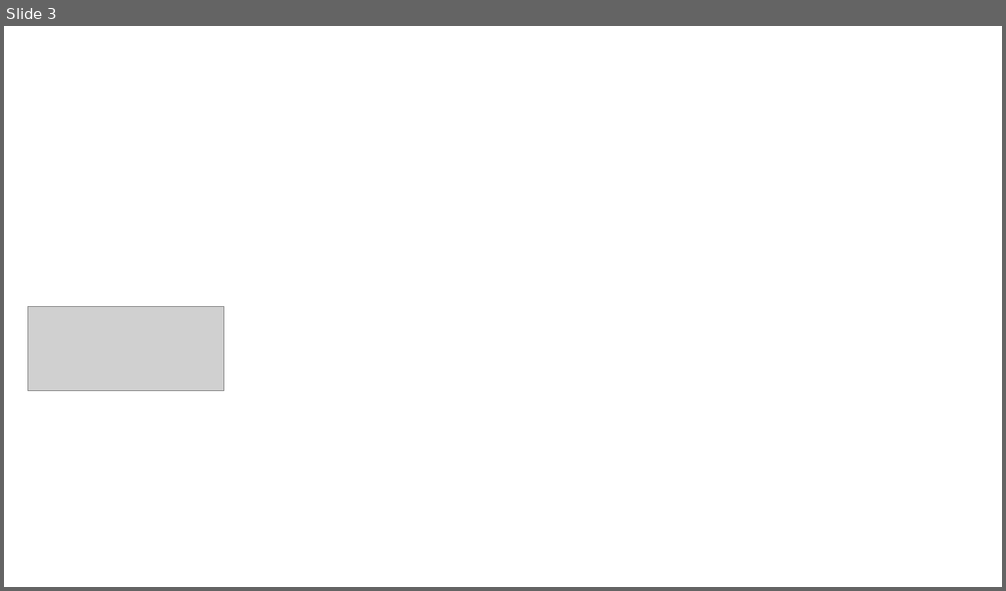
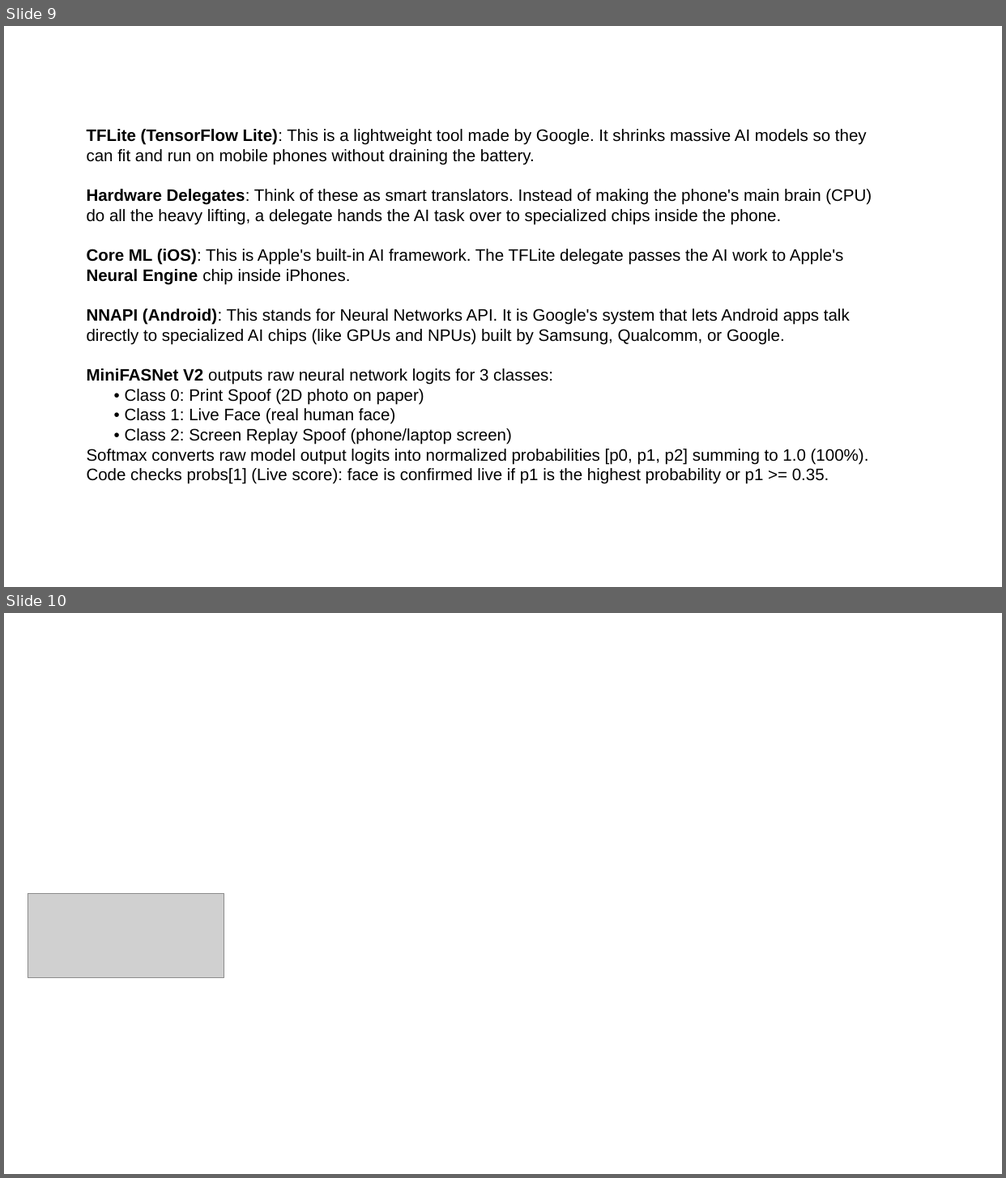
Before and after one commit to KRISHNA-BHAGAVAN/datalake-face-auth, a slide deck: NHAI_Hackathon_Pitch.pptx. Shown one above the other, each under a label of ours: slide 3 before the commit, slides 9 and 10 after it. The pictures are 1006x591 and 1006x1178 pixels, drawn with LibreOffice and Linux fonts; fonts in the diff are those of the drawing; grey boxes stand for pictures; background and template pictures are left out. Boxes give left, top, right and bottom in pixels: in the first picture for what was removed or moved away, otherwise in the second. Text is boxed around its words. In the diff, an @@ line names an element or a change of style, - is before the commit and + after.

Commit message:
ppt updated

```diff
--- a/NHAI_Hackathon_Pitch.pptx
+++ b/NHAI_Hackathon_Pitch.pptx
@@ slide 9 added at box(4, 26, 1002, 587), background #FFFFFF @@
@@ text added at box(87, 129, 872, 484), 12 pt, text #000000 @@
+TFLite (TensorFlow Lite): This is a lightweight tool made by Google. It shrinks massive AI models so they can fit and run on mobile phones without draining the battery.
+Hardware Delegates: Think of these as smart translators. Instead of making the phone's main brain (CPU) do all the heavy lifting, a delegate hands the AI task over to specialized chips inside the phone.
+Core ML (iOS): This is Apple's built-in AI framework. The TFLite delegate passes the AI work to Apple's Neural Engine chip inside iPhones.
+NNAPI (Android): This stands for Neural Networks API. It is Google's system that lets Android apps talk directly to specialized AI chips (like GPUs and NPUs) built by Samsung, Qualcomm, or Google.
+MiniFASNet V2 outputs raw neural network logits for 3 classes:
+• Class 0: Print Spoof (2D photo on paper)
+• Class 1: Live Face (real human face)
+• Class 2: Screen Replay Spoof (phone/laptop screen)
+Softmax converts raw model output logits into normalized probabilities [p0, p1, p2] summing to 1.0 (100%).
+Code checks probs[1] (Live score): face is confirmed live if p1 is the highest probability or p1 >= 0.35.
@@ what was slide 3 is now slide 10 @@
```
Also in this commit, not shown: 6 other slides added, 2 slides removed.
